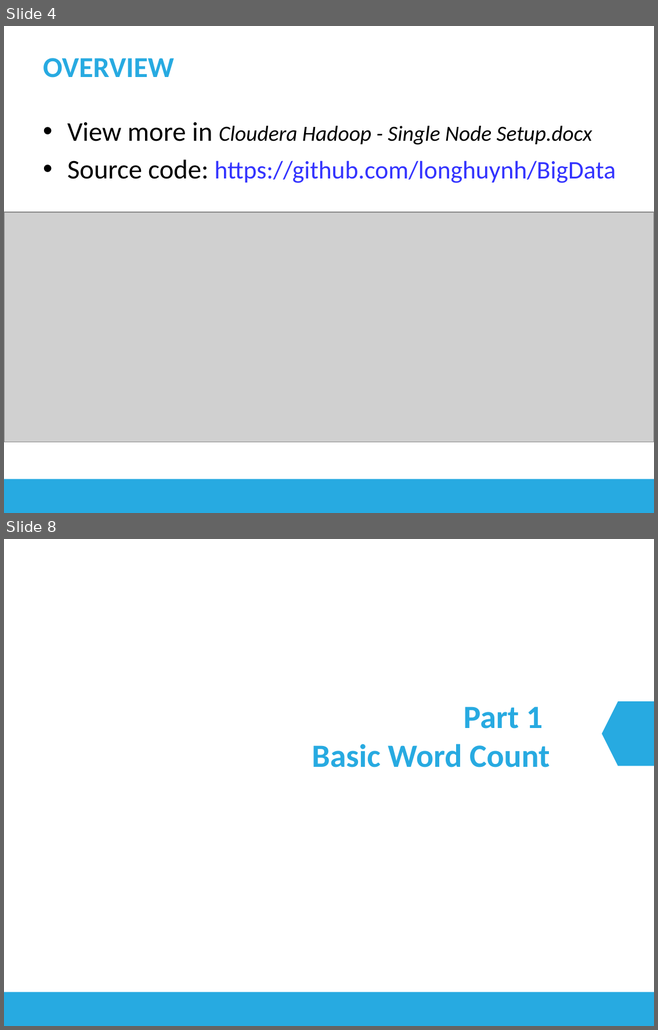
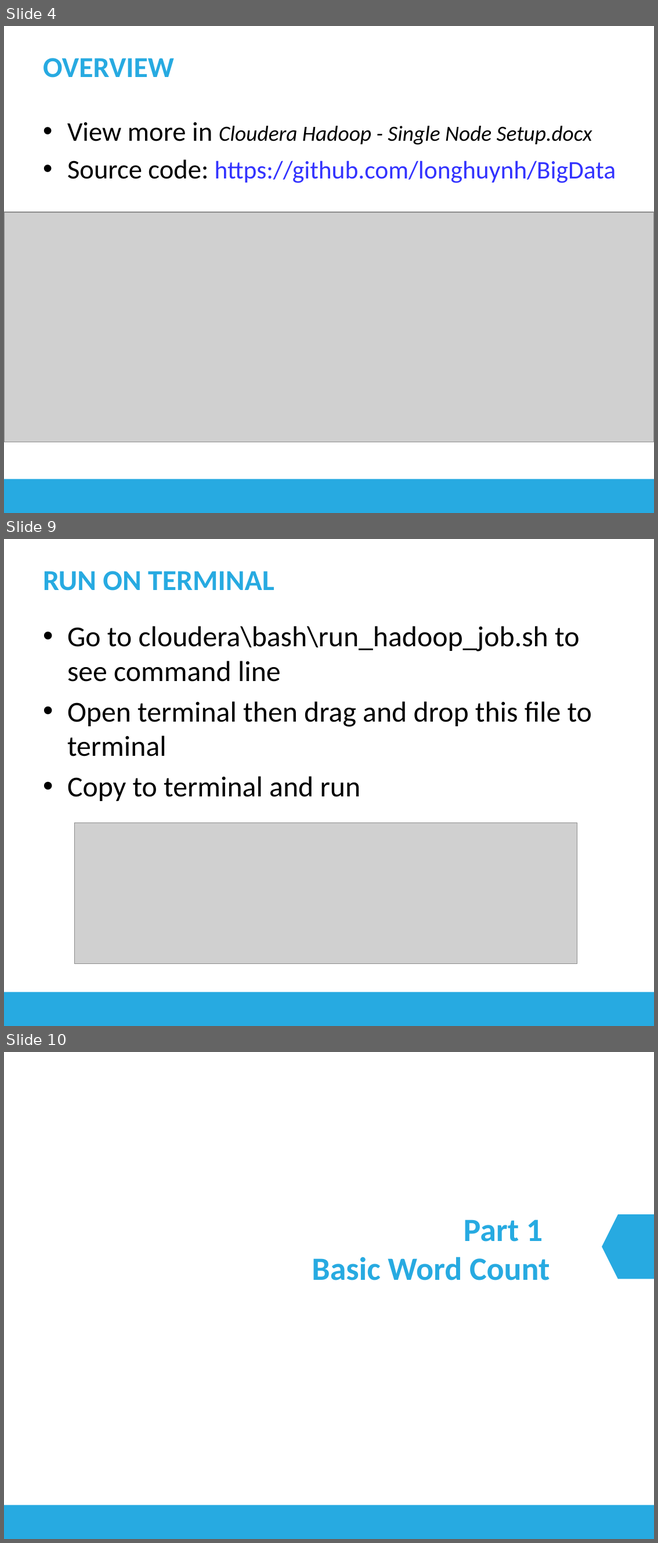
Before and after one commit to longhuynh/BigData, a slide deck: docs/Presentation.pptx. Shown one above the other, each under a label of ours: slides 4 and 8 before the commit, slides 4, 9 and 10 after it; the slides between them are not shown. The pictures are 658x1030 and 658x1543 pixels, drawn with LibreOffice and Linux fonts; fonts in the diff are those of the drawing; grey boxes stand for pictures. Boxes give left, top, right and bottom in pixels: in the first picture for what was removed or moved away, otherwise in the second. Text is boxed around its words. In the diff, an @@ line names an element or a change of style, - is before the commit and + after.

```diff
--- a/docs/Presentation.pptx
+++ b/docs/Presentation.pptx
@@ slide 9 added at (x1=4, y1=539, x2=654, y2=1026), background #FFFFFF; not listed: 1 template element that a slide beside it also shows @@
@@ title added at (x1=43, y1=571, x2=274, y2=591), 32 pt, text #27AAE1, bold @@
+RUN ON TERMINAL
@@ text added at (x1=67, y1=626, x2=592, y2=801), 32 pt, text #000000 @@
+• Go to cloudera\bash\run_hadoop_job.sh to see command line
+• Open terminal then drag and drop this file to terminal
+• Copy to terminal and run
@@ picture added at (x1=75, y1=823, x2=577, y2=963) @@
@@ what was slide 8 is now slide 10 @@
```
Also in this commit, not shown: 3 slides changed, 1 other slide added, 1 other file.
